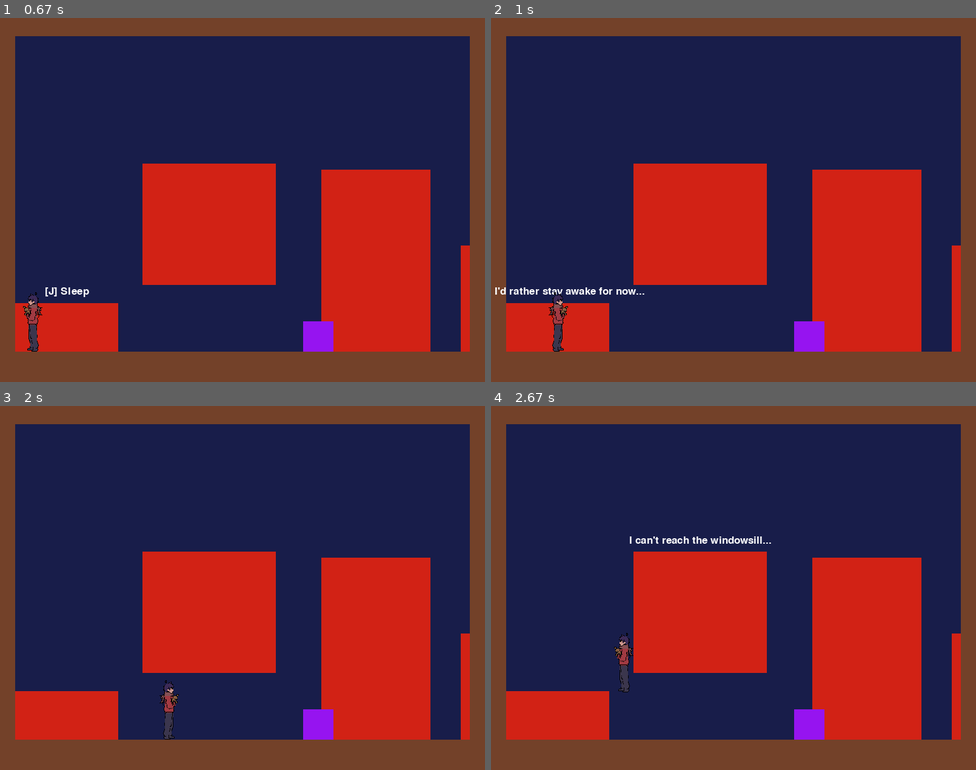
Above: before the commit, frames 1-4 (two rows, left to right).
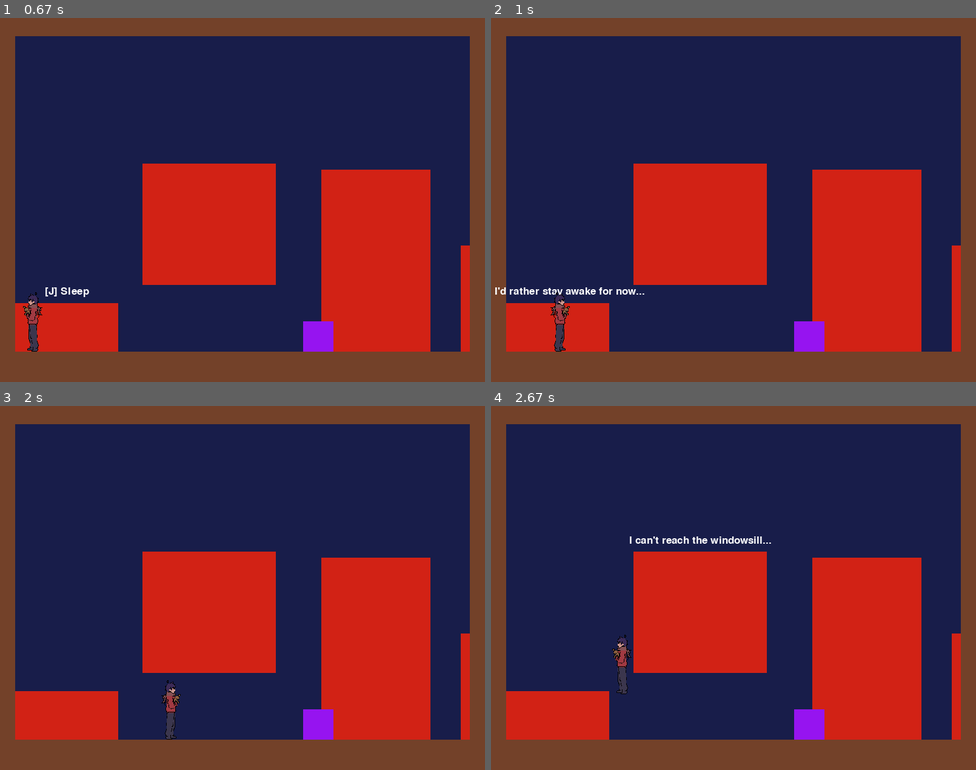
Above: after the commit, the same moments.

Repository: Jayyyy1022/Pygame
Game: pygame game, started from game.py
The game is run twice, just before and just after one commit, with the same random seed, the same clock (stepped at 60 frames per second) and the same inputs.
Inputs:
- Up to frame 1 (0.67 s): tap A at 0.33 s
- Up to frame 2 (1 s): hold J from 0.67 s (still down); hold D from 0.67 s (still down)
- Up to frame 3 (2 s): release J at 1.13 s; release D at 1.13 s; hold D 1.17-1.63 s; tap J at 1.23, 1.53, 1.73 s; hold D from 1.67 s (still down)
- Up to frame 4 (2.67 s): tap J at 2.03, 2.23, 2.53 s; release D at 2.13 s; hold A from 2.17 s (still down); tap Space at 2.32 s

Frame 1 is identical in both runs. In frame 2, 0.2% of the frame differs, in the area x 11-17%, y 75-92%; in frame 3, 0.2%; in frame 4, 0.3%, in the area x 25-30%, y 62-80%.

Commit message:
C3 cutscene logic

Diff:
--- a/Entities/Enemy/enemy_krampus.py
+++ b/Entities/Enemy/enemy_krampus.py
@@ -1,7 +1,7 @@
 import pygame
 
 class Enemy_Krampus(pygame.sprite.Sprite):
-    def __init__(self, x, y, scale, speed, gravity):
+    def __init__(self, x, y, scale, speed, gravity=0.75):
         pygame.sprite.Sprite.__init__(self)
 
         ## Frames
--- a/Entities/Player/player_child.py
+++ b/Entities/Player/player_child.py
@@ -32,6 +32,8 @@
         self.isCutscene = False
 
     def move(self, platforms):
+        if self.isCutscene:
+            return
         keys = pygame.key.get_pressed()
 
         self.direction = 0
@@ -39,6 +41,7 @@
         self.speedMultiplier = 1.0
         dx = 0
         dy = 0
+
 
         if keys[pygame.K_a]:
             self.direction = -1
--- a/Scenes/chapter3.py
+++ b/Scenes/chapter3.py
@@ -4,6 +4,7 @@
 from Entities.Obstacle import platform
 from Entities.Decoration import prop
 from Entities.Player import player_child
+from Entities.Enemy import enemy_krampus
 from Scenes import game_state_manager
 
 ## Game variables
@@ -19,6 +20,7 @@
 RED_OBJECT = (210, 34, 21)
 PRESENT_COLOR = (150, 20, 240)
 WHITE = (255, 255, 255)
+BLACK = (0, 0, 0)
 
 ## Music
 pygame.mixer.init()
@@ -30,6 +32,12 @@
 
 knocking_door = pygame.mixer.Sound("Assets\\SFX\\knocking_door.mp3")
 knocking_door.set_volume(0.7)
+
+jumpscare_sound = pygame.mixer.Sound("Assets\\SFX\\jumpscare.wav")
+jumpscare_sound.set_volume(0.4)
+
+tension_horror_buildup = pygame.mixer.Sound("Assets\\SFX\\horror_tension_buildup.mp3")
+tension_horror_buildup.set_volume(0.4)
 
 ## placeholder props
 floor = pygame.Rect(-50, GROUND_Y, 900, 120)
@@ -41,7 +49,6 @@
 window = pygame.Rect((LEFT_WALL_X + 210), 240, 220, 200)
 christmas_tree = pygame.Rect((RIGHT_WALL_X - 245), (GROUND_Y - 300), 180, 300)
 door = pygame.Rect((RIGHT_WALL_X - 15), (GROUND_Y - 175), 15, 175)
-
 present = pygame.Rect((RIGHT_WALL_X - 275), (GROUND_Y - 50), 50, 50)
 
 props = pygame.sprite.Group()
@@ -52,10 +59,10 @@
 # props.add(platform.Platform((RIGHT_WALL_X - 15), (GROUND_Y - 175), 15, 175, RED_OBJECT)) ## door
 
 ## platforms and walls
-platforms = pygame.sprite.Group()
-platforms.add(platform.Platform(-50, GROUND_Y, 900, 120, BROWN_FLOOR))
-platforms.add(platform.Platform(-10, -50, 35, 600, BROWN_FLOOR))
-platforms.add(platform.Platform(775, -50, 35, 600, BROWN_FLOOR))
+# platforms = pygame.sprite.Group()
+# platforms.add(platform.Platform(-50, GROUND_Y, 900, 120, BROWN_FLOOR))
+# platforms.add(platform.Platform(-10, -50, 35, 600, BROWN_FLOOR))
+# platforms.add(platform.Platform(775, -50, 35, 600, BROWN_FLOOR))
 
 ## Players and entities
 MOVEMENT_SPEED = 3
@@ -81,52 +88,182 @@
         self.gameStateManager = gameStateManager
         self.activeInteractable = None
         self.interactableDialogue = False
+        self.font = pygame.font.SysFont(None, 25)
+        self.large_font = pygame.font.SysFont(None, 50)
+
+        self.interactChannel = pygame.mixer.Channel(0)
+        self.knockingChannel = pygame.mixer.Channel(1)
+        self.horrorTensionChannel = pygame.mixer.Channel(2)
+        self.jumpscareChannel = pygame.mixer.Channel(3)
 
         self.interactables = [
             {"name": "present", "rect": present, "hint": "[J] Open", "text": present_text, "sound": interact_sound, "position": ((present.x + 25), (present.y - 10))},
             {"name": "window", "rect": window, "hint": "[J] Look outside", "text": window_text, "sound": interact_sound, "position": ((window.x + 110), (window.y - 10))},
             {"name": "tree", "rect": christmas_tree, "hint": default_hint, "text": tree_text, "sound": interact_sound, "position": ((christmas_tree.x + 90), (christmas_tree.y - 10))},
             {"name": "bed", "rect": bed, "hint": "[J] Sleep", "text": bed_text, "sound": interact_sound, "position": ((bed.x + 85), (bed.y - 10))},
-            {"name": "door", "rect": door, "hint": "[J] Open", "text": "Who's there?", "sound": knocking_door, "position": ((door.x - 25), (door.y - 10))}
+            {"name": "door", "rect": door, "hint": "[J] Open", "text": "There's nobody outside.", "sound": interact_sound, "position": ((door.x - 25), (door.y - 10))}
         ]
+
+        self.start_time = pygame.time.get_ticks()
+        self.trigger_delay = 5000 # seconds delay b4 knocking phase
+        self.knocking_interval = 3000 # 3 seconds between knocks
+        self.last_knock_time = 0
+
+        self.state = "NORMAL" # cutscene states, NORMAL, KNOCKING, BREAKING, INCHING, RUSH, BLACKOUT, CREDITS
+        self.inching_count = 0
+        self.inching_timer = 0
+        self.black_bar_height = 0
+        self.red_filter_alpha = 0
+        self.krampus = None
+
+        self.player_target_x = 0
+        self.enemy_target_x = 0
+        self.move_speed = 2 # Speed of smooth movement during inching
 
         # self.platforms = pygame.sprite.Group()
         # self.platforms.add(platform.Platform(-50, GROUND_Y, 900, 120, BROWN_FLOOR))
 
         self.player = player_child.Player_Child(PLAYER_X, (GROUND_Y - 60), PLAYER_SIZE_SCALE, MOVEMENT_SPEED, GRAVITY)
+        self.platforms = pygame.sprite.Group()
+        self.platforms.add(platform.Platform(-50, GROUND_Y, 900, 120, BROWN_FLOOR))
+        self.platforms.add(platform.Platform(-10, -50, 35, 600, BROWN_FLOOR))
+        self.platforms.add(platform.Platform(775, -50, 35, 600, BROWN_FLOOR))
 
 
     def run(self, events):
-
-        self.draw_scene_house_final()
+        current_time = pygame.time.get_ticks()
+
+        if self.state != "CREDITS":
+            self.draw_room()
+
+        if self.state == "NORMAL":
+            if current_time - self.start_time > self.trigger_delay:
+                self.state = "KNOCKING"
+                self.last_knock_time = current_time
+
+        elif self.state == "KNOCKING":
+            if current_time - self.last_knock_time > self.knocking_interval:
+                pygame.mixer.music.fadeout(500)
+                self.knockingChannel.play(knocking_door)
+                self.last_knock_time = current_time
+
+        elif self.state == "BREAKING":
+            self.knockingChannel.stop()
+            self.interactChannel.stop()
+
+            if self.black_bar_height < 100:
+                self.black_bar_height += 2
+            if self.red_filter_alpha < 100:
+                self.red_filter_alpha += 2
+
+            if self.inching_timer == 0:
+                self.inching_timer = current_time
+                self.player_target_x = self.player.rect.x - 220
+                self.player.isCutscene = True
+
+            if self.player.rect.x > self.player_target_x:
+                self.player.rect.x -= 2
+
+            if current_time - self.inching_timer > 1500:
+                self.state = "INCHING"
+                self.inching_timer = current_time
+
+                self.krampus = enemy_krampus.Enemy_Krampus(door.centerx, door.centery, 0.2, 2)
+                self.player_target_x = self.player.rect.x
+                self.enemy_target_x = self.krampus.rect.x
+
+        elif self.state == "INCHING":
+            if self.player.rect.x > self.player_target_x:
+                self.player.rect.x -= self.move_speed
+            if self.krampus.rect.x > self.enemy_target_x:
+                self.krampus.rect.x -= self.move_speed + 1 ## krampus will be slightly faster
+
+            if current_time - self.inching_timer > 1500:
+                self.inching_count += 1
+                move_dist = 40 + (self.inching_count * 30)
+                self.player_target_x = self.player.rect.x - move_dist
+                self.enemy_target_x = self.krampus.rect.x - (move_dist + 20) ## krampus will be slightly faster
+                self.inching_timer = current_time
+
+                if self.inching_count >= 3:
+                    self.state = "RUSH"
+                    self.inching_timer = current_time
+
+        elif self.state == "RUSH":
+            self.horrorTensionChannel.fadeout(1000)
+            self.krampus.rect.x -= 15
+            if self.krampus.rect.colliderect(self.player.rect):
+                self.state = "BLACKOUT"
+                self.jumpscareChannel.play(jumpscare_sound)
+                self.inching_timer = current_time
+
+        elif self.state == "BLACKOUT":
+            self.display.fill(BLACK)
+            if current_time - self.inching_timer > 5000:
+                self.state = "CREDITS"
+
+        elif self.state == "CREDITS":
+            self.display.fill(BLACK)
+            self.play_bgm(58, 0) ## absolute cinema
+            self.draw_text("MERRY BELATED CHRISTMAS", WHITE, 400, 260, True)
+            self.draw_text("AND", WHITE, 400, 295, True)
+            self.draw_text("THANK YOU FOR PLAYING", WHITE, 400, 330, True)
+            self.draw_text("Press any key to return to menu", (150, 150, 150), 400, 380, True)
+            for event in events:
+                if event.type == pygame.KEYDOWN:
+                    self.gameStateManager.set_state("menu")
+                    pygame.mixer.music.fadeout(500)
+
+        if self.state in ["NORMAL", "KNOCKING"]:
+            self.handle_interactions(events)
+            self.player.move(self.platforms)
+
+        if self.state not in ["BLACKOUT", "CREDITS"]:
+            self.player.draw(self.display)
+            if self.krampus:
+                self.krampus.draw(self.display)
+            self.draw_vfx()
 
         ## self.player.isCutscene = True ## need to set this too true during final jumpscare
-        if not self.player.isCutscene:
-            current_touching_object = None
-            for obj in self.interactables:
-                if self.player.rect.colliderect(obj["rect"]):
-                    current_touching_object = obj
-                    break
-            if current_touching_object:
-                if self.activeInteractable != current_touching_object["rect"]:
-                    self.interactableDialogue = False
-                    self.activeInteractable = None
-            else:
+        # if not self.player.isCutscene:
+        #     self.handle_interactions(events)
+        #     for event in events:
+        #         if event.type == pygame.KEYDOWN:
+        #             if event.key == pygame.K_f:
+        #                 self.gameStateManager.set_state("level")
+        #                 pygame.mixer.music.fadeout(1000)
+
+        # self.player.draw(self.display)
+        # self.player.move(self.platforms)
+
+
+    def handle_interactions(self, events):
+        current_touching_object = None
+        for obj in self.interactables:
+            if self.player.rect.colliderect(obj["rect"]):
+                current_touching_object = obj
+                break
+        if current_touching_object:
+            if self.activeInteractable != current_touching_object["rect"]:
                 self.interactableDialogue = False
                 self.activeInteractable = None
-
-            for event in events:
-                if event.type == pygame.KEYDOWN:
-                    if event.key == pygame.K_f:
-                        self.gameStateManager.set_state("level")
-                        pygame.mixer.music.fadeout(1000)
-                    if event.key == pygame.K_j and current_touching_object:
-                        if not self.interactableDialogue:
-                            current_touching_object["sound"].play()
-                        self.interactableDialogue = True
-                        self.activeInteractable = current_touching_object["rect"]
-
-            if current_touching_object:
+        else:
+            self.interactableDialogue = False
+            self.activeInteractable = None
+
+        for event in events:
+            if event.type == pygame.KEYDOWN:
+                if event.key == pygame.K_j and current_touching_object:
+                    if not self.interactableDialogue:
+                        self.interactChannel.play(current_touching_object["sound"])
+                    self.interactableDialogue = True
+                    self.activeInteractable = current_touching_object["rect"]
+                    if self.activeInteractable == door and self.state == "KNOCKING":
+                        self.state = "BREAKING"
+                        self.horrorTensionChannel.play(tension_horror_buildup)
+                        self.player.isCutscene = True
+
+        if current_touching_object:
                 if self.interactableDialogue and self.activeInteractable == current_touching_object["rect"]:
                     display_text = current_touching_object["text"]
                 else:
@@ -134,37 +271,25 @@
 
                 self.draw_text(display_text, WHITE, current_touching_object["position"][0], current_touching_object["position"][1])
 
-        # self.object_interactions(present, (RIGHT_WALL_X - 255), (GROUND_Y - 80),  present_text)
-        # self.object_interactions(window, 345, 260, window_text)
-        # self.object_interactions(christmas_tree, 620, (GROUND_Y - 320), tree_text)
-        # self.object_interactions(bed, (LEFT_WALL_X + 85), (GROUND_Y - 100), bed_text)
-
-
-        self.player.draw(self.display)
-        self.player.move(platforms)
-
-
-
-
-    def draw_scene_house_final(self):
+    def draw_room(self):
         self.display.fill(BLIZZARD_NIGHT)
 
-        if not pygame.mixer.music.get_busy():
-            pygame.mixer.music.play(-1, 0, 4000)
+        self.play_bgm(0, 4000)
 
         # pygame.draw.rect(self.display, BROWN_FLOOR, floor)
         # self.draw_props_rect(BROWN_FLOOR, left_wall)
         # self.draw_props_rect(BROWN_FLOOR, right_wall)
 
-        platforms.draw(self.display)
+        self.platforms.draw(self.display)
         # props.draw(self.display)
 
         self.draw_props_rect(BROWN_FLOOR, ceiling)
         self.draw_props_rect(RED_OBJECT, bed)
         self.draw_props_rect(RED_OBJECT, window)
         self.draw_props_rect(RED_OBJECT, christmas_tree)
-        self.draw_props_rect(RED_OBJECT, door)
         self.draw_props_rect(PRESENT_COLOR, present)
+        if self.state not in ["BREAKING", "INCHING", "RUSH"]:
+            self.draw_props_rect(RED_OBJECT, door)
 
 
     # def object_interactions(self, interactedObject, x, y, interactText, hintText = default_hint):
@@ -180,9 +305,27 @@
     def draw_props_rect(self, color, dimensions):
         pygame.draw.rect(self.display, color, dimensions)
 
-
-    def draw_text(self, text, color, x, y):
+    def draw_vfx(self):
+        # Black bars
+        if self.black_bar_height > 0:
+            pygame.draw.rect(self.display, BLACK, (0, 0, 800, self.black_bar_height))
+            pygame.draw.rect(self.display, BLACK, (0, 600 - self.black_bar_height, 800, self.black_bar_height))
+
+        # Red filter
+        if self.red_filter_alpha > 0:
+            s = pygame.Surface((800, 600))
+            s.set_alpha(self.red_filter_alpha)
+            s.fill((255, 0, 0))
+            self.display.blit(s, (0,0))
+
+
+    def draw_text(self, text, color, x, y, large = False):
+        font = self.large_font if large else self.font
         text_surface = font.render(text, True, color)
         text_rect = text_surface.get_rect()
         text_rect.midbottom = (x, y)
         self.display.blit(text_surface, text_rect)
+
+    def play_bgm(self, startTime, fadeIn):
+        if not pygame.mixer.music.get_busy() and self.state in ["NORMAL", "CREDITS"]:
+            pygame.mixer.music.play(-1, startTime, fadeIn)
Not shown, added: Assets/SFX/horror_tension_buildup.mp3
